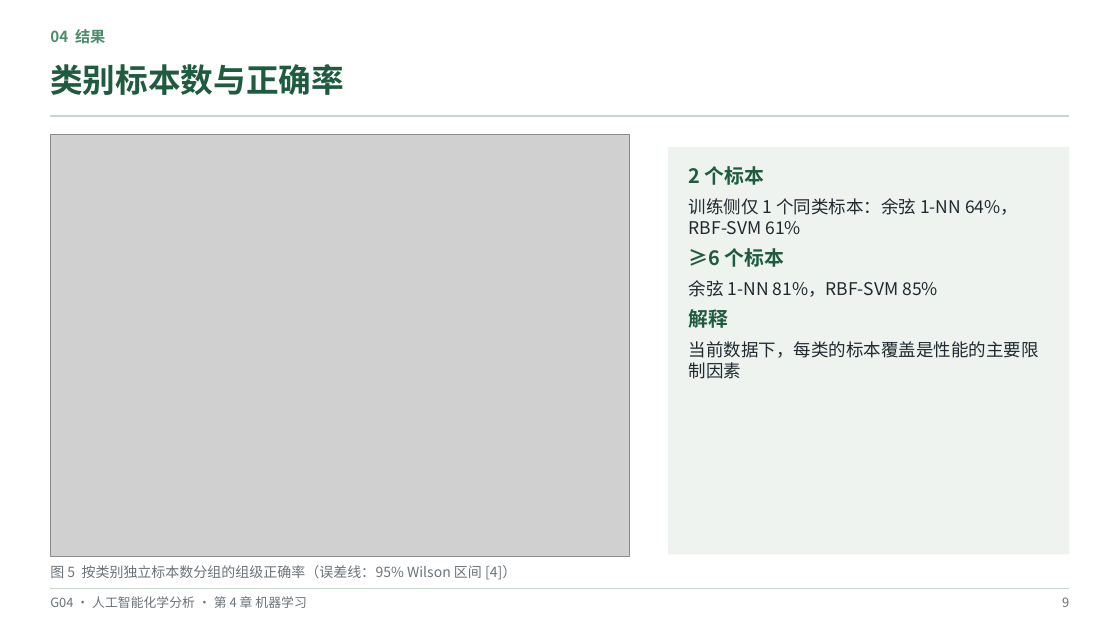
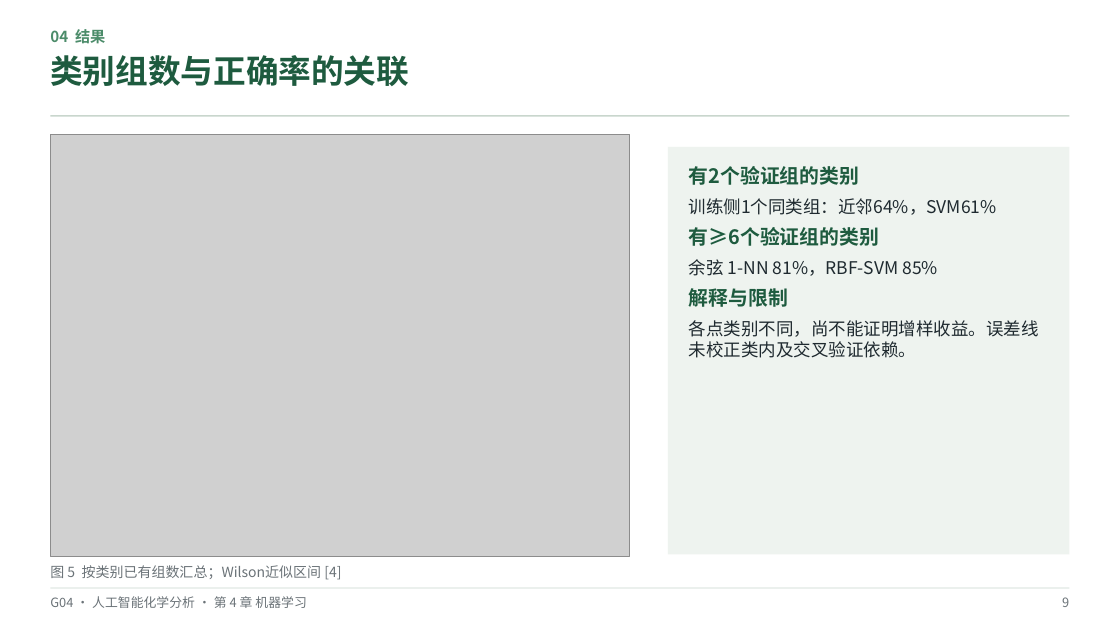
Before and after one commit to hachimi-rabbit/intelligent-analytical-chemistry, a slide deck: slide 9 of resources/annual/2026-2027/student-reports/ch04/G04-Raman-Full-Report-new.pptx. Drawn at 1120x630 pixels with LibreOffice and Linux fonts; fonts in the diff are those of the drawing; grey boxes stand for pictures. Boxes give left, top, right and bottom in pixels: in the first picture for what was removed or moved away, otherwise in the second. Text is boxed around its words. In the diff, an @@ line names an element or a change of style, - is before the commit and + after.

Commit message:
ch04: 核对引文与误判证据，完善三人协作记录
补充六对矿物关系来源、三例折外误判追溯和33项书目。
在最新14页汇报中修正等效性、增样因果及误判范围表述。
保留PCA复现差异，记录已执行维护核查与待完成成员分工。

```diff
--- a/resources/annual/2026-2027/student-reports/ch04/G04-Raman-Full-Report-new.pptx
+++ b/resources/annual/2026-2027/student-reports/ch04/G04-Raman-Full-Report-new.pptx
@@ text at box(50, 55, 409, 86): text changed @@
-类别标本数与正确率
+类别组数与正确率的关联
@@ text at box(689, 166, 997, 246): text changed @@
-2 个标本
-训练侧仅 1 个同类标本：余弦 1-NN 64%，RBF-SVM 61%
-≥6 个标本
+有2个验证组的类别
+训练侧1个同类组：近邻64%，SVM61%
+有≥6个验证组的类别
@@ text at box(689, 288, 1039, 358): text changed @@
-解释
-当前数据下，每类的标本覆盖是性能的主要限制因素
+解释与限制
+各点类别不同，尚不能证明增样收益。误差线未校正类内及交叉验证依赖。
@@ text at box(50, 565, 341, 580): text changed @@
-图 5 按类别独立标本数分组的组级正确率（误差线：95% Wilson 区间 [4]）
+图 5 按类别已有组数汇总；Wilson近似区间 [4]
```
Also in this commit, not shown: 8 other slides changed, 18 other files.
